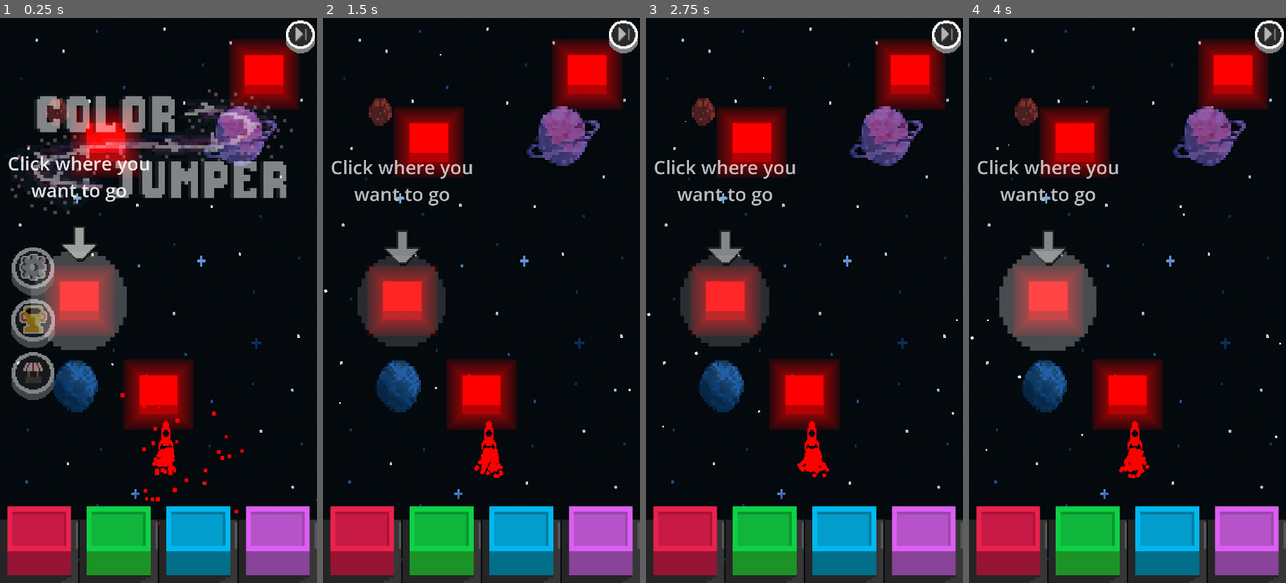
Above: before the commit, frames 1-4 (left to right).
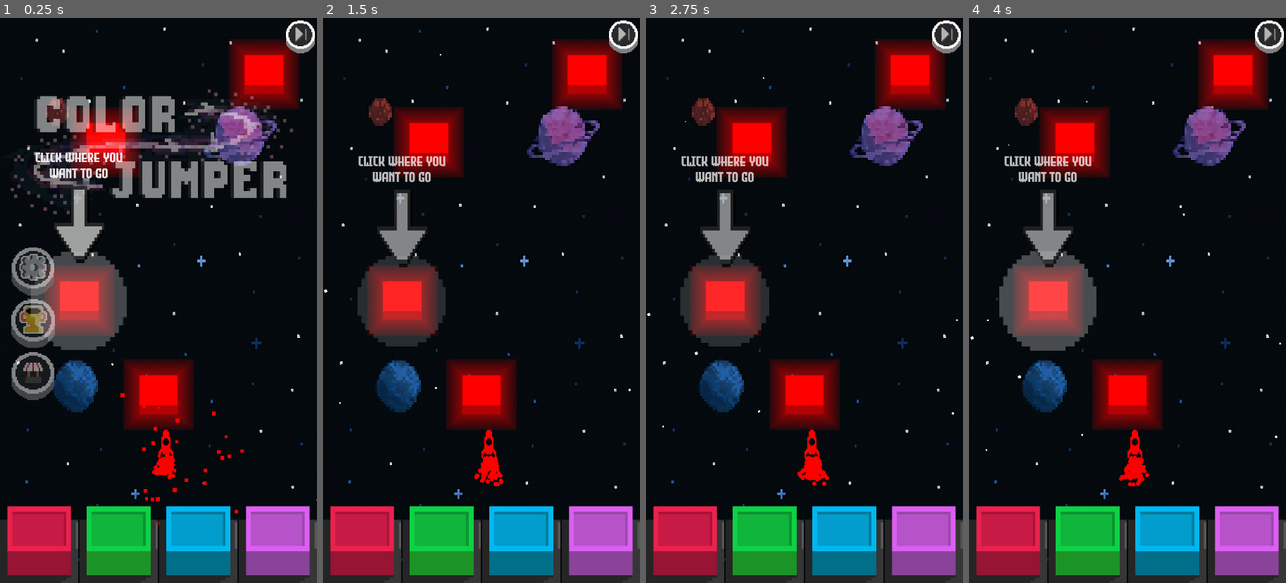
Above: after the commit, the same moments.

Repository: Xavier-Royer/Color-Jumper
Game: Godot game, scene res://Main.tscn
Same seed, same stepped clock (60 frames per second), same inputs: the game is played once before the commit and once after it.
Inputs (mouse positions are in pixels of both pictures, inside the frame that each line leads up to):
- Up to frame 1 (0.25 s): no input
- Up to frame 2 (1.5 s): move the mouse to (551, 272) at 0.52 s; press the mouse at (551, 272) at 0.53 s; release the mouse at (551, 272) at 1.25 s; drag from (418, 328) to (481, 396) at 1.27 s
- Up to frame 3 (2.75 s): move the mouse to (836, 176) at 2.02 s; press the mouse at (836, 176) at 2.03 s
- Up to frame 4 (4 s): release the mouse at (1159, 176) at 2.75 s; drag from (1111, 413) to (1073, 142) at 2.77 s; move the mouse to (1222, 385) at 3.52 s; press the mouse at (1222, 385) at 3.53 s

The runs differ from the first frame. In frame 1, 2.2% of the frame differs, in the area x 2-56%, y 23-82%; in frame 2, 2.3%; in frame 3, 2.3%, in the area x 2-58%, y 24-83%; in frame 4, 2.3%.

Commit message:
Tutorial Graphic Update

Diff:
--- a/Main.tscn
+++ b/Main.tscn
@@ -37,9 +37,9 @@
 [ext_resource type="Shader" uid="uid://chajdioaygigy" path="res://allWhiteTempshader.gdshader" id="31_5mkgo"]
 [ext_resource type="Texture2D" uid="uid://b6wl0k4kpw3sp" path="res://textures/ScaledDownCoin.png" id="32_3ccbu"]
 [ext_resource type="Texture2D" uid="uid://dlhjnodo47wa0" path="res://SkipIcon.png" id="33_3ccbu"]
-[ext_resource type="Texture2D" uid="uid://drod183p6tvt6" path="res://Arrow.png" id="34_ny7u2"]
 [ext_resource type="Texture2D" uid="uid://cuejerl8xogne" path="res://RainbowColorGradient.tres" id="34_sph85"]
 [ext_resource type="Texture2D" uid="uid://dvh4v68mtc4la" path="res://TextBox.png" id="34_x3yn0"]
+[ext_resource type="Texture2D" uid="uid://csl7xo284huy4" path="res://snkinnyArrow.png" id="35_x3yn0"]
 
 [sub_resource type="ParticleProcessMaterial" id="ParticleProcessMaterial_fos0i"]
 particle_flag_disable_z = true
@@ -884,12 +884,16 @@
 stretch_mode = 4
 
 [node name="StartTutorial" type="TextureButton" parent="ScreenManager/GameScreen/UI"]
-layout_mode = 0
-offset_left = 43.0
-offset_top = 1319.0
-offset_right = 149.0
-offset_bottom = 1356.0
-scale = Vector2(4, 4)
+z_index = 50
+layout_mode = 1
+anchors_preset = -1
+anchor_top = 0.5
+anchor_bottom = 0.5
+offset_left = 39.0
+offset_top = 360.0
+offset_right = 191.0
+offset_bottom = 527.0
+action_mode = 0
 texture_normal = ExtResource("28_5mkgo")
 stretch_mode = 4
 
@@ -1041,7 +1045,8 @@
 
 [node name="Text" type="Label" parent="ScreenManager/GameScreen/UI/Parent/TextContainer"]
 layout_mode = 2
-theme_override_font_sizes/font_size = 64
+theme_override_fonts/font = ExtResource("4_sc1dx")
+theme_override_font_sizes/font_size = 48
 theme_override_styles/normal = SubResource("StyleBoxEmpty_ny7u2")
 text = "Click where you
 want to go"
@@ -1064,7 +1069,8 @@
 [node name="Finger" type="TextureRect" parent="ScreenManager/GameScreen/UI/Parent/TextContainer"]
 layout_mode = 2
 size_flags_vertical = 3
-texture = ExtResource("34_ny7u2")
+texture = ExtResource("35_x3yn0")
+expand_mode = 1
 stretch_mode = 5
 
 [node name="Objects" type="Node2D" parent="ScreenManager/GameScreen"]
--- a/block.tscn
+++ b/block.tscn
@@ -5,7 +5,7 @@
 [ext_resource type="Material" uid="uid://bu48js7s1b6pi" path="res://normalDead.tres" id="3_5d32t"]
 
 [sub_resource type="RectangleShape2D" id="RectangleShape2D_xfwl5"]
-size = Vector2(101.726, 100.632)
+size = Vector2(130, 130)
 
 [sub_resource type="CircleShape2D" id="CircleShape2D_im0tn"]
 radius = 21.1123
@@ -301,7 +301,7 @@
 script = ExtResource("1_im0tn")
 
 [node name="CollisionShape2D" type="CollisionShape2D" parent="."]
-position = Vector2(0.166667, -0.333333)
+position = Vector2(-0.2, -0.0999998)
 scale = Vector2(0.304741, 0.304741)
 shape = SubResource("RectangleShape2D_xfwl5")
 
--- a/game_screen.gd
+++ b/game_screen.gd
@@ -376,8 +376,8 @@
 		$UI/Pointer.hide()
 		$UI/SkipTutorial.hide()
 		var tween = create_tween()
-		tween.set_ease(Tween.EASE_IN)
-		tween.set_trans(Tween.TRANS_SINE)
+		#tween.set_ease(Tween.EASE_IN)
+		#tween.set_trans(Tween.TRANS_SINE)
 		tween.tween_property(movingObjects,"position",movingObjects.position + Vector2(0,tweenDistance),0.5)
 		tween.connect("finished", tutorialOver)
 	if player.blockOn.number == -99:
@@ -412,9 +412,9 @@
 
 
 						if  tutorialBlockPositions[tutorialStep-1].blockColor != tutorialBlockPositions[tutorialStep].blockColor:
+							tutorialChangeColor  =true
 							if not buttonAnimationPlayed:
 								buttonAnimationPlayed = true
-								tutorialChangeColor  =true
 								$UI/ButtonPointer.show()
 								var tween = create_tween()
 								$UI/ButtonPointer.position = Vector2(0,screen_size.y - $UI/ButtonPointer.size.y)
@@ -507,7 +507,7 @@
 			#var tween2 = create_tween().set_loops()
 			#tween2.tween_property($UI/Parent/TextContainer,"position", tutorialBlockPositions[tutorialStep].global_position   - ($UI/Parent/TextContainer.size/2.0) - Vector2(0,500),0.4).set_ease(Tween.EASE_OUT)
 			#tween2.tween_property($UI/Parent/TextContainer,"position", tutorialBlockPositions[tutorialStep].global_position   - ($UI/Parent/TextContainer.size/2.0) - Vector2(0,450),0.4).set_ease(Tween.EASE_IN)
-			movingObjects.position.y += delta*gameSpeed*1.75
+			movingObjects.position.y += delta*gameSpeed#delta*gameSpeed*1.75
 			if not tutorialStep > len(tutorialBlockPositions)-1:
 				$UI/Pointer.position = tutorialBlockPositions[tutorialStep].global_position - Vector2(64,64)
 				$UI/Parent/TextContainer.global_position = tutorialBlockPositions[tutorialStep].global_position   - ($UI/Parent/TextContainer.size/2.0) - Vector2(0,300)# - $UI/SkipTutorial.size/2.0 - Vector2(0,400)
@@ -946,5 +946,4 @@
 
 
 func _on_start_tutorial_pressed() -> void:
-
 	loadTutorial()
Not shown, changed: export_presets.cfg
Binary file added: smallArrow.png
Not shown, added: smallArrow.png.import
Binary file added: snkinnyArrow.png
Not shown, added: snkinnyArrow.png.import
Not shown, added: bighitbox.apk
Not shown, added: bighitbox.apk.idsig
